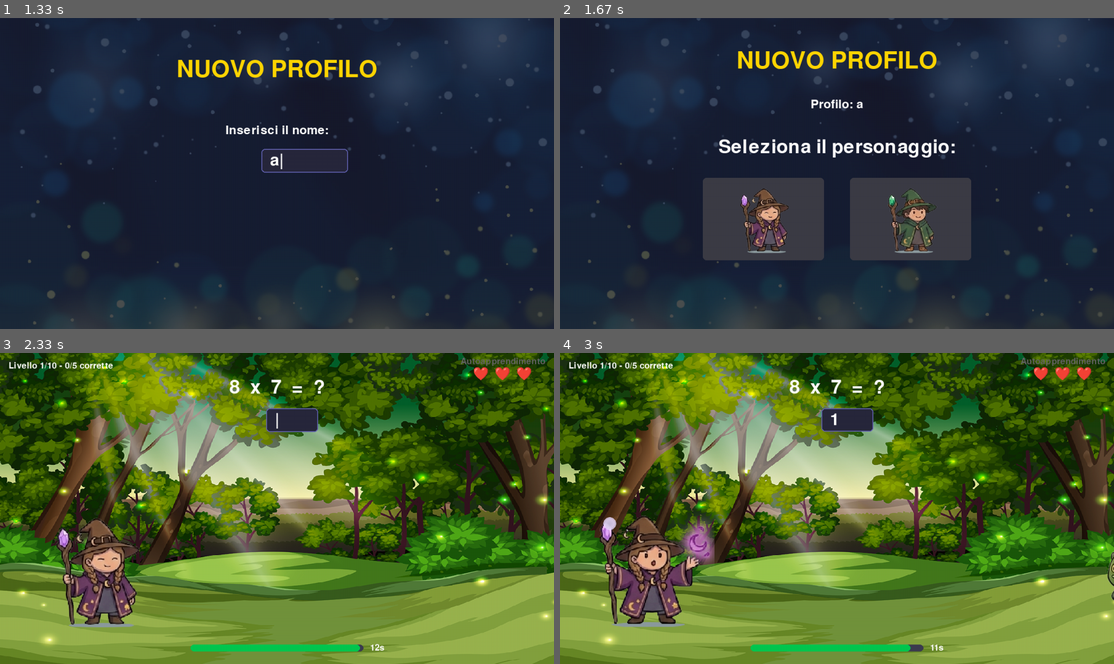
Above: before the commit, frames 1-4 (two rows, left to right).
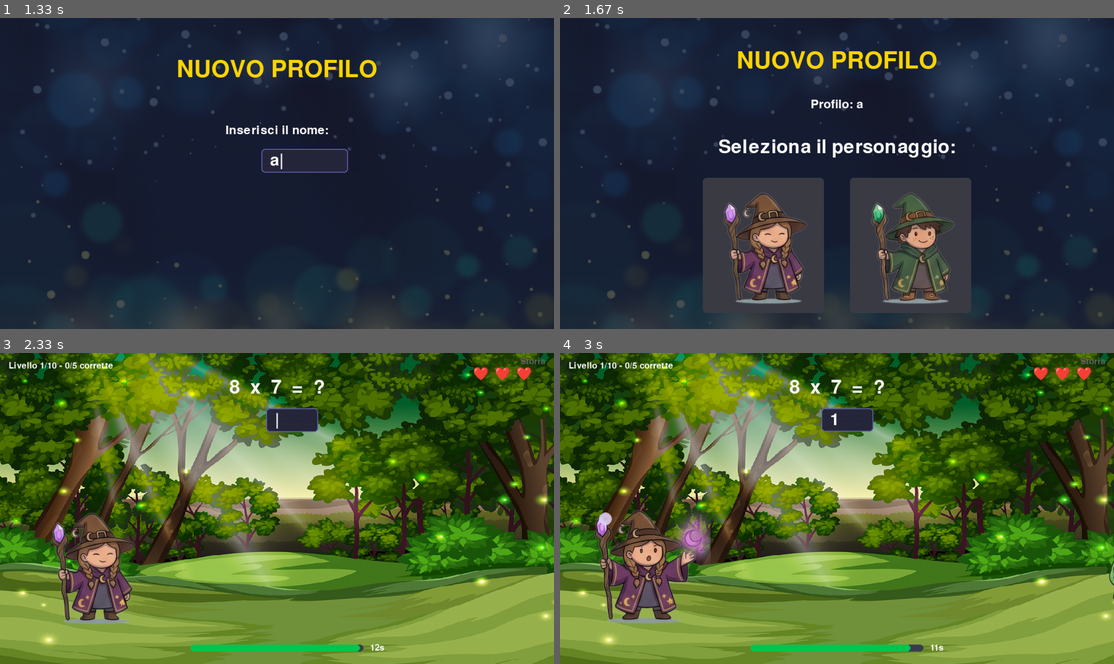
Above: after the commit, the same moments.

Repository: thefactor82/math-wizard
Game: pygame game, started from math-wizard.py
Two runs of this game, one before a commit and one after it. Both use one fixed random seed, a clock stepped at 60 frames per second and the inputs below.
Inputs:
- Up to frame 1 (1.33 s): tap Enter at 0.33, 1 s; type "ann" at 0.67 s; type "a" at 1.22 s
- Up to frame 2 (1.67 s): tap Enter at 1.35 s
- Up to frame 3 (2.33 s): tap F at 1.77 s; tap Enter at 2.1 s
- Up to frame 4 (3 s): tap Enter at 2.43 s; tap 1 at 2.77 s

Frame 1 is identical in both runs. In frame 2, 10% of the frame differs, in the area x 25-75%, y 54-95%; in frame 3, 3.3%; in frame 4, 4.6%.

Commit message:
v0.2.019 monster casuali (1-8) senza ripetizioni, player 200%, posizioni aggiustate, sistema livelli Storia

Diff:
--- a/math-wizard.py
+++ b/math-wizard.py
@@ -132,26 +132,32 @@
 
         pw, ph = 900, 1330
         target_w = 160
-        target_h = int(target_w / pw * ph)
         self.char_data = {}
         for key, path in [("F", "graphics/players/playerf.png"), ("M", "graphics/players/playerm.png")]:
-            idle_frames = self.carica_spritesheet(path, target_w, 2, row=1, rows=2, cols=4, frame_offset=0, flip_x=False)
-            profile_img = self.carica_spritesheet(path, target_w, 1, row=1, rows=2, cols=4, frame_offset=0, flip_x=False)[0]
-            hit_frame = self.carica_spritesheet(path, target_w, 1, row=1, rows=2, cols=4, frame_offset=3, flip_x=False)[0]
-            charge_frame = self.carica_spritesheet(path, target_w, 1, row=1, rows=2, cols=4, frame_offset=2, flip_x=False)[0]
+            idle_frames = self.carica_spritesheet(path, 160, 2, row=1, rows=2, cols=4, frame_offset=0, flip_x=False, scale=False)
+            profile_img = self.carica_spritesheet(path, 160, 1, row=1, rows=2, cols=4, frame_offset=0, flip_x=False, scale=False)[0]
+            hit_frame = self.carica_spritesheet(path, 160, 1, row=1, rows=2, cols=4, frame_offset=3, flip_x=False, scale=False)[0]
+            charge_frame = self.carica_spritesheet(path, 160, 1, row=1, rows=2, cols=4, frame_offset=2, flip_x=False, scale=False)[0]
             self.char_data[key] = {"idle": idle_frames, "profile": profile_img, "hit": hit_frame, "charge": charge_frame}
-            run_frames = self.carica_spritesheet(path, target_w, 4, row=0, rows=2, cols=4, frame_offset=0, flip_x=False)
+            run_frames = self.carica_spritesheet(path, 160, 4, row=0, rows=2, cols=4, frame_offset=0, flip_x=False, scale=False)
             self.char_data[key]["run"] = run_frames
         self.char_img = self.char_data["F"]["idle"][0]
         self.char_h = self.char_img.get_height()
         self.char_anim_timer = 0
         self.char_anim_frame = 0
 
-        self.monster_frames = self.carica_spritesheet("graphics/monsters/monster1.png", 200, 4, row=0, rows=2, cols=4)
-        self.monster_hit_img = self.carica_spritesheet("graphics/monsters/monster1.png", 200, 1, row=1, rows=2, cols=4, frame_offset=3)[0]
+        self.mostri = []
+        for mi in range(1, 9):
+            path = f"graphics/monsters/monster{mi}.png"
+            frames = self.carica_spritesheet(path, 200, 4, row=0, rows=2, cols=4)
+            hit = self.carica_spritesheet(path, 200, 1, row=1, rows=2, cols=4, frame_offset=3)[0]
+            self.mostri.append({"frames": frames, "hit": hit})
+        self.monster_frames = self.mostri[0]["frames"]
+        self.monster_hit_img = self.mostri[0]["hit"]
         self.monster_img = self.monster_frames[0]
         self.monster_anim_speed = 150
         self.mostro_hit_delay = 150
+        self.mostro_precedente = None
 
         self.heart_red = pygame.transform.scale(pygame.image.load("graphics/misc/lives.png").convert_alpha(), (35, 35))
         self.heart_grey = pygame.transform.scale(pygame.image.load("graphics/misc/lives_lost.png").convert_alpha(), (35, 35))
@@ -159,7 +165,7 @@
         self.logo = pygame.transform.scale(pygame.image.load("graphics/misc/logo.png").convert_alpha(), (SCREEN_WIDTH, SCREEN_HEIGHT))
         self.gear_img = pygame.image.load("graphics/misc/gear.png").convert_alpha()
 
-    def carica_spritesheet(self, path, target_w, frame_count, row=0, rows=1, cols=None, frame_offset=0, flip_x=True):
+    def carica_spritesheet(self, path, target_w, frame_count, row=0, rows=1, cols=None, frame_offset=0, flip_x=True, scale=True):
         sheet = pygame.image.load(path).convert_alpha()
         if flip_x:
             sheet = pygame.transform.flip(sheet, True, False)
@@ -169,7 +175,10 @@
         frames = []
         for i in range(frame_count):
             frame = sheet.subsurface(((i + frame_offset) * fw, row * fh, fw, fh))
-            frames.append(pygame.transform.scale(frame, (target_w, int(target_w / fw * fh))))
+            if scale:
+                frames.append(pygame.transform.scale(frame, (target_w, int(target_w / fw * fh))))
+            else:
+                frames.append(frame)
         return frames
 
     def gestione_profili(self):
@@ -199,7 +208,7 @@
         self.cfg = self.config_per_op[self.config_operazione]
         self.auto_timeout = TEMPO_LIMITE_DEFAULT
 
-        self.version = "0.2.018"
+        self.version = "0.2.019"
 
         self.profili = []
         self.profilo_corrente = ""
@@ -326,7 +335,9 @@
         self.game_over = False
         self.vite = VITE_MAGO
         self.timeout_limite = self.auto_timeout if self.modalita == "auto" else self.cfg["timeout"]
-        self.livello = 0
+        if self.modalita == "auto":
+            self.tempo_limite_iniziale = self.auto_timeout
+            self.livello = 0
         self.tempi_risposta = []
         self.blocco_corrente = []
         self.coda_rinforzo = deque()
@@ -351,19 +362,34 @@
                 self.pool_b = [0]
             self.domande_totali = self.cfg["domande"]
             self.swap_operandi = True if self.operazione == "sottrazione" else self.cfg["swap"]
+        self.avvia_livello()
+
+    def avvia_livello(self):
+        if self.modalita == "auto":
+            self.domande_livello = random.randint(15, 30)
+        self.domande_fatte = 0
+        self.tempi_risposta = []
+        self.blocco_corrente = []
+        self.coda_rinforzo.clear()
+        self.timeout_gestito = False
         self.nuova_domanda()
 
     def nuova_domanda(self):
         if self.vite <= 0:
             return
         if self.modalita == "auto":
+            if self.domande_fatte >= self.domande_livello:
+                self.salva_sessione()
+                self.state = "level_complete"
+                return
             pool = get_pool(self.livello)
             self.a, self.b = genera_operandi(pool, self.livello, self.coda_rinforzo)
+            self.domande_fatte += 1
         else:
             if self.domande_fatte >= self.domande_totali:
                 self.salva_sessione()
                 self.player_exit_start = pygame.time.get_ticks()
-                self.player_exit_x = 85
+                self.player_exit_x = 75
                 self.state = "player_exit"
                 return
             if self.coda_rinforzo and random.random() < 0.4:
@@ -408,6 +434,11 @@
                 self.risultato_atteso = self.a * self.b
         else:
             self.risultato_atteso = self.a * self.b
+        scelto = random.choice([m for m in self.mostri if m is not self.mostro_precedente]) if len(self.mostri) > 1 else self.mostri[0]
+        self.mostro_precedente = scelto
+        self.monster_frames = scelto["frames"]
+        self.monster_hit_img = scelto["hit"]
+        self.monster_img = self.monster_frames[0]
         self.input_utente = ""
         self.mostro_progresso = 0.0
         self.mostro_x = SCREEN_WIDTH + 30
@@ -588,6 +619,20 @@
                     self.state = "menu"
                 elif event.key == pygame.K_ESCAPE:
                     self.running = False
+            elif self.state == "level_complete":
+                if event.key in (pygame.K_RETURN, pygame.K_KP_ENTER):
+                    self.ritorno_gioco = True
+                    richieste = 5 + self.livello
+                    corrette = self.stats.get(self.livello, {}).get("corrette", 0)
+                    ultimi = self.tempi_risposta[-richieste:]
+                    media = sum(ultimi) / len(ultimi) if ultimi else 0
+                    if corrette >= richieste and media < 6 and self.livello < len(LIVELLI) - 1:
+                        self.livello += 1
+                        if media < self.tempo_limite_iniziale / 2:
+                            self.timeout_limite = max(3, self.timeout_limite - 1)
+                    self.player_exit_start = pygame.time.get_ticks()
+                    self.player_exit_x = 75
+                    self.state = "player_exit"
 
         if event.type == pygame.MOUSEBUTTONDOWN:
             mx, my = event.pos
@@ -600,7 +645,7 @@
                         self.state = "menu"
                         return
             if self.state == "menu":
-                # Opzione 1: Autoapprendimento (midleft 340, 280)
+                # Opzione 1: Storia (midleft 340, 280)
                 if 340 - 10 <= mx <= 340 + 580 and 280 - 10 <= my <= 280 + 74:
                     self.modalita = "auto"
                     self.avvia_partita()
@@ -1004,20 +1049,6 @@
         if not self.corretto:
             self.attendi_invio = True
 
-        if self.modalita == "auto" and self.corretto:
-            richieste = 5 + sum(range(1, self.livello + 1))
-            ultimi = self.blocco_corrente[-richieste:]
-            corrette_blocco = sum(1 for esito, _ in ultimi if esito)
-            tempi_blocco = [t for _, t in ultimi]
-            if (
-                corrette_blocco == richieste
-                and sum(tempi_blocco) / richieste < 5
-                and self.livello < len(LIVELLI) - 1
-            ):
-                self.livello += 1
-                self.blocco_corrente.clear()
-                self.coda_rinforzo.clear()
-
     def gestisci_timeout(self):
         if self.timeout_gestito:
             return
@@ -1064,7 +1095,14 @@
         if self.state == "player_exit":
             elapsed = pygame.time.get_ticks() - self.player_exit_start
             if elapsed >= 4000:
-                self.state = "gameover"
+                if self.modalita == "auto" and self.ritorno_gioco:
+                    self.state = "gioco"
+                    self.ritorno_gioco = False
+                    self.avvia_livello()
+                else:
+                    self.state = "gameover"
+            return
+        if self.state == "level_complete":
             return
         if self.state not in ("gioco",):
             return
@@ -1073,7 +1111,7 @@
             elapsed = (pygame.time.get_ticks() - self.inizio_domanda) / 1000.0
             self.mostro_progresso = min(elapsed / self.timeout_limite, 1.0)
             start_x = SCREEN_WIDTH + 30
-            end_x = 210
+            end_x = 225
             self.mostro_x = start_x - self.mostro_progresso * (start_x - end_x)
 
             if self.mostro_progresso >= 1.0:
@@ -1098,6 +1136,8 @@
             self.disegna_gioco()
         elif self.state == "player_exit":
             self.disegna_player_exit()
+        elif self.state == "level_complete":
+            self.disegna_level_complete()
         else:
             if self.state in ("opzioni", "opzioni_auto", "config_fisso"):
                 self.screen.blit(self.bg_options, (0, 0))
@@ -1234,7 +1274,7 @@
         self.screen.blit(sottotitolo, rect)
 
         opzioni = [
-            ("Autoapprendimento", "Livelli progressivi automatici, operandi 0-12, level-up basato su precisione e velocita"),
+            ("Storia", "Livelli progressivi automatici, operandi 0-12, level-up basato su precisione e velocita"),
             ("Livello Fisso", "Scegli operandi, numero domande e sfida a difficolta costante"),
         ]
         for i, (tit, desc) in enumerate(opzioni):
@@ -1279,7 +1319,7 @@
         rect = titolo.get_rect(center=(SCREEN_WIDTH // 2, 80))
         self.screen.blit(titolo, rect)
 
-        voci = ["Autoapprendimento", "Livello Fisso"]
+        voci = ["Storia", "Livello Fisso"]
         for i, voce in enumerate(voci):
             y = 220 + i * 80
             txt = self.font_grande.render(voce, True, WHITE)
@@ -1567,7 +1607,7 @@
         else:
             self.screen.blit(self.bg, (0, 0))
 
-        wx = 85 + shake[0]
+        wx = 75 + shake[0]
         data = self.char_data.get(self.config_genere, self.char_data["F"])
         if self.player_hit:
             char_img = data["hit"]
@@ -1577,12 +1617,10 @@
             frame_idx = (pygame.time.get_ticks() // 400) % 2
             char_img = data["idle"][frame_idx]
         cw, ch = char_img.get_size()
-        char_scale = 1.7
-        scaled_char = pygame.transform.scale(char_img, (int(cw * char_scale), int(ch * char_scale)))
-        base_y = SCREEN_HEIGHT // 2 - scaled_char.get_height() // 2
-        wy = base_y + 140 + shake[1]
+        base_y = SCREEN_HEIGHT // 2 - ch // 2
+        wy = base_y + 130 + shake[1]
         wy_monster = base_y + 170 + 35
-        self.screen.blit(scaled_char, (wx, wy))
+        self.screen.blit(char_img, (wx, wy))
 
         if self.domanda_attiva and self.input_utente:
             glow_x, glow_y = wx + 30, wy + 40
@@ -1616,7 +1654,7 @@
         if self.zap_timer > 0:
             start_x, start_y = wx + 30, wy + 40
             if self.zap_reverse:
-                end_x, end_y = wx + scaled_char.get_width() // 2, wy + scaled_char.get_height() // 2
+                end_x, end_y = wx + cw // 2, wy + ch // 2
             else:
                 end_x, end_y = self.mostro_x + 100, wy_monster + self.char_h // 2
             mid_x = (start_x + end_x) // 2
@@ -1659,7 +1697,7 @@
             corr = sum(1 for esito, _ in self.blocco_corrente if esito)
             stato = self.font_piccolo.render(f"Livello {self.livello + 1}/{len(LIVELLI)} - {corr}/{richieste} corrette", True, WHITE)
             self.screen.blit(stato, (20, 20))
-            mode_txt = "Autoapprendimento"
+            mode_txt = "Storia"
         else:
             stato = self.font_piccolo.render(f"Domanda {self.domande_fatte}/{self.domande_totali}", True, WHITE)
             self.screen.blit(stato, (20, 20))
@@ -1764,22 +1802,62 @@
                 self.screen.blit(surf, rect)
                 dy += 22
 
+    def disegna_level_complete(self):
+        self.screen.blit(self.bg, (0, 0))
+        overlay = pygame.Surface((SCREEN_WIDTH, SCREEN_HEIGHT))
+        overlay.set_alpha(200)
+        overlay.fill(BG_DARK)
+        self.screen.blit(overlay, (0, 0))
+
+        titolo = self.font_titolo.render(f"LIVELLO {self.livello + 1} COMPLETATO", True, GOLD)
+        rect = titolo.get_rect(center=(SCREEN_WIDTH // 2, 80))
+        self.screen.blit(titolo, rect)
+
+        tot = len(self.tempi_risposta)
+        corrette = self.stats.get(self.livello, {}).get("corrette", 0)
+        media = sum(self.tempi_risposta) / tot if tot else 0
+        righe = [
+            (f"Domande: {tot}", WHITE),
+            (f"Corrette: {corrette}", GREEN),
+            (f"Tempo medio: {media:.1f}s", WHITE),
+        ]
+        richieste = 5 + self.livello
+        if corrette >= richieste and media < 6:
+            righe.append(("Livello superato!", GOLD))
+            if media < self.tempo_limite_iniziale / 2:
+                righe.append(("Timeout ridotto di 1s per il prossimo livello!", YELLOW))
+        else:
+            righe.append(("Riprova questo livello!", (255, 200, 0)))
+            if corrette < richieste:
+                righe.append((f"Servono almeno {richieste} corrette", GRAY))
+            if media >= 6:
+                righe.append((f"Media deve essere < 6s (attuale: {media:.1f}s)", GRAY))
+
+        y = 180
+        for testo, colore in righe:
+            surf = self.font_medio.render(testo, True, colore)
+            rect = surf.get_rect(center=(SCREEN_WIDTH // 2, y))
+            self.screen.blit(surf, rect)
+            y += 46
+
+        prompt = self.font_piccolo.render("Premi INVIO per continuare", True, WHITE)
+        rect = prompt.get_rect(center=(SCREEN_WIDTH // 2, SCREEN_HEIGHT - 80))
+        self.screen.blit(prompt, rect)
+
     def disegna_player_exit(self):
         self.screen.blit(self.bg, (0, 0))
         elapsed = pygame.time.get_ticks() - self.player_exit_start
         progress = min(elapsed / 4000, 1.0)
-        start_x = 85
+        start_x = 75
         end_x = SCREEN_WIDTH + 200
         self.player_exit_x = start_x + (end_x - start_x) * progress
         frame_idx = (elapsed // 200) % 4
         data = self.char_data.get(self.config_genere, self.char_data["F"])
         char_img = data["run"][frame_idx]
         cw, ch = char_img.get_size()
-        char_scale = 1.7
-        scaled_char = pygame.transform.scale(char_img, (int(cw * char_scale), int(ch * char_scale)))
-        base_y = SCREEN_HEIGHT // 2 - scaled_char.get_height() // 2
-        wy = base_y + 140
-        self.screen.blit(scaled_char, (self.player_exit_x, wy))
+        base_y = SCREEN_HEIGHT // 2 - ch // 2
+        wy = base_y + 130
+        self.screen.blit(char_img, (self.player_exit_x, wy))
 
     def disegna_gameover(self):
         self.screen.blit(self.bg, (0, 0))
@@ -1848,7 +1926,7 @@
         tempo_medio = sum(self.tempi_risposta) / len(self.tempi_risposta) if self.tempi_risposta else 0
         now = datetime.now().strftime("%Y-%m-%d %H:%M")
         if self.modalita == "auto":
-            riga = f"{now} | Autoapprendimento | Corrette: {tot_corrette} | Sbagliate: {tot_sbagliate} | Livello: {self.livello + 1}/{len(LIVELLI)} | Tempo medio: {tempo_medio:.1f}s"
+            riga = f"{now} | Storia | Corrette: {tot_corrette} | Sbagliate: {tot_sbagliate} | Livello: {self.livello + 1}/{len(LIVELLI)} | Tempo medio: {tempo_medio:.1f}s"
         else:
             op_txt = self.operazione.capitalize() if hasattr(self, 'operazione') else "Moltiplicazione"
             pool_a_txt = ",".join(str(n) for n in self.pool_a)
Binary file changed: graphics/monsters/monster2.png
Binary file changed: graphics/monsters/monster3.png
Binary file changed: graphics/monsters/monster4.png
Binary file added: graphics/monsters/monster5.png
Binary file added: graphics/monsters/monster6.png
Binary file added: graphics/monsters/monster7.png
Binary file added: graphics/monsters/monster8.png
Binary file changed: graphics/players/playerf.png
Binary file changed: graphics/players/playerm.png
